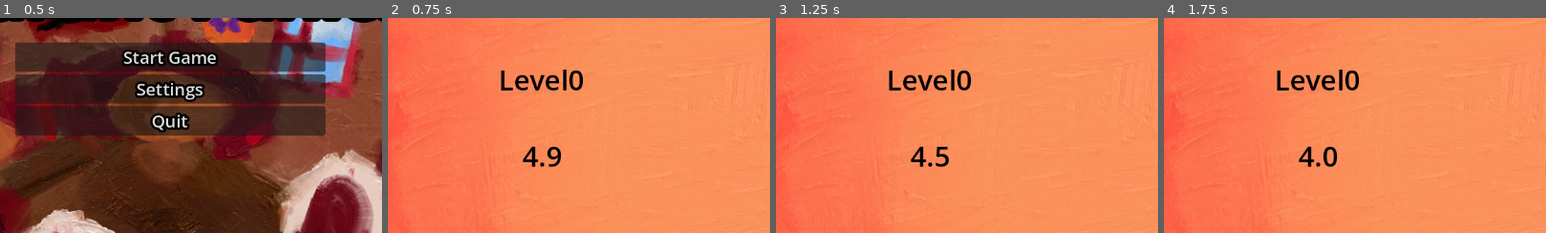
Above: before the commit, frames 1-4 (left to right).
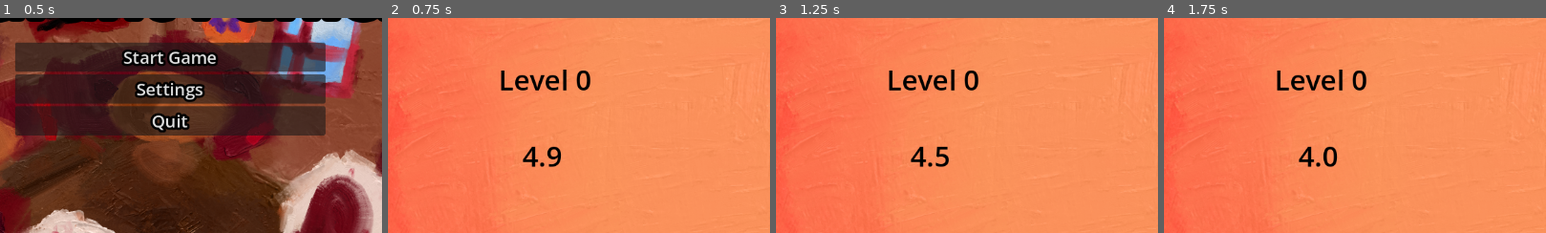
Above: after the commit, the same moments.

Repository: Web-ghost39/WarioWareGame
Game: Godot game, scene res://Scenes/title_screen.tscn
Two runs of this game, one before a commit and one after it. Both use one fixed random seed, a clock stepped at 60 frames per second and the inputs below.
Inputs (mouse positions are % of the whole screen's width and height, from its top left):
- Up to frame 1 (0.5 s): no input
- Up to frame 2 (0.75 s): click "Start Game" at 0.5 s
- Up to frame 3 (1.25 s): no input
- Up to frame 4 (1.75 s): tap Enter at 1.25 s; move the mouse to (72, 45) at 1.27 s; hold Right from 1.28 s (still down); tap Alt at 1.35 s; click (72, 45) at 1.42 s
The pictures show only the part of the screen within x 45-95%, y 28-78%; the shares and areas given below are measured in that part.

Frame 1 is identical in both runs. In frame 2, 0.4% of the frame differs, in the area x 47-53%, y 24-34%; in frame 3, 0.4%; in frame 4, 0.4%.

Commit message:
Added themed timer

Diff:
--- /dev/null
+++ b/Scenes/theme_t.tscn
@@ -0,0 +1,10 @@
+[gd_scene format=3 uid="uid://u7odvmwk5rmq"]
+
+[ext_resource type="Script" uid="uid://c2jml7ii5vwku" path="res://node_2d.gd" id="1_ivo56"]
+
+[node name="themeT" type="Node2D" unique_id=2018663750]
+script = ExtResource("1_ivo56")
+
+[node name="timer" type="RichTextLabel" parent="." unique_id=72284992]
+offset_right = 40.0
+offset_bottom = 40.0
--- a/Scenes/timer_screen.gd
+++ b/Scenes/timer_screen.gd
@@ -36,7 +36,7 @@
 		0:
 			life_container.hide()
 	timer.text = str(time)
-	level.text= "Level" + str(Global.minigames_done)
+	level.text= "Level " + str(Global.minigames_done)
 func Timer(start_time: float):
 	time= start_time
 	while time > 0.0:
--- /dev/null
+++ b/node_2d.gd
@@ -0,0 +1,19 @@
+extends Node2D
+
+@onready var timer: RichTextLabel = $timer
+
+var time : float
+
+func _ready() -> void:
+	pass
+
+func _process(delta: float) -> void:
+	timer.text = str(snapped(time, 0.10))
+func Timer(start_time: float):
+	time= start_time
+	while time > 0.0:
+		await wait(0.10)
+		time = time - 0.10
+	return
+func wait(seconds: float) -> void:
+	await get_tree().creat_timer(seconds).timeout
Not shown, added: node_2d.gd.uid
